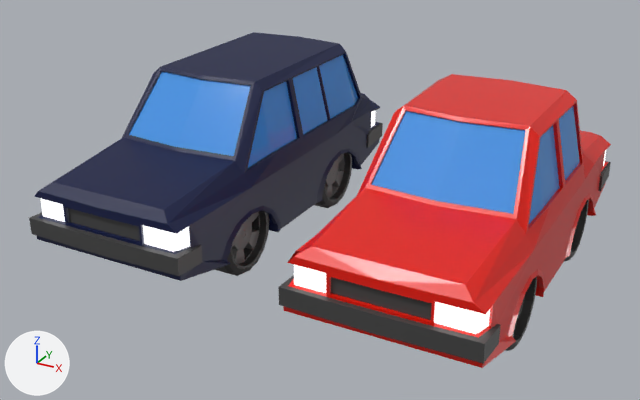
The Blender file blender/Cars/Experimental/SimpleCar.blend: old version first, new version second.
One viewpoint serves both versions: a 50 mm camera at (3.04, -9.17, 5.26) aimed at (-1.86, -0.27, 0.81). Every picture has the same lights, and +X, +Y and +Z are marked at lower left.

The first picture shows 'CarBody', 'CarBody.001', 'WheelBack.001', 'WheelFront', 'WheelFront.001'.
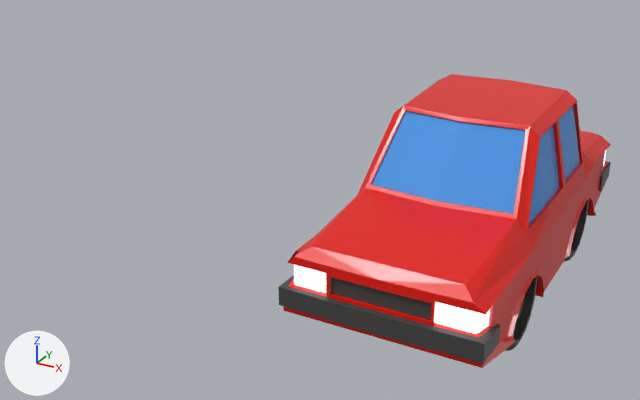
ob_mirrorempty_001 is not drawn itself; it is used by a modifier of ob_wheelfront_001, ob_wheelback_001.

Pixel boxes (x1, y1, x2, y2) of what changed, in the pictures (640 x 400 px):
'CarBody.001', deleted (blue): before (29, 32, 383, 281)
    faces in mat_material_006 (dark blue #000f42): (34, 32, 380, 281)
    faces in mat_material_003 (blue #4a97e7): (129, 55, 358, 168)
    faces in mat_material_004 (black #444444): (29, 122, 383, 276)
    faces in mat_material_005 (white #e7e7e7): (40, 111, 375, 252)
'WheelFront.001', deleted: before (215, 211, 269, 276)
    faces in mat_material_001 (black #353535): (215, 211, 269, 276)
    faces in mat_material_002 (grey #7c7c7c): (232, 212, 260, 264)
'WheelBack.001', deleted (black): before (315, 152, 352, 208)
    faces in mat_material_001 (black #353535): (315, 152, 352, 208)
    faces in mat_material_002 (grey #7c7c7c): (325, 154, 345, 198)

Diff of the bpy script that builds the scene:
```diff
--- a/blender/Cars/Experimental/SimpleCar.blend.py
+++ b/blender/Cars/Experimental/SimpleCar.blend.py
@@ ob_carbody_001 @@
-ob_carbody_001 = bpy.data.objects.new('CarBody.001', me_cube_002)
-ob_carbody_001.location = (-3.4, 0.0, 1.25)
-ob_carbody_001.scale = (1.0, 2.5, 1.0)
@@ ob_wheelfront_001 @@
-ob_wheelfront_001 = bpy.data.objects.new('WheelFront.001', me_cylinder_006)
-ob_wheelfront_001.location = (-2.6, -1.1, 0.55)
-ob_wheelfront_001.rotation_euler = (1.571, 0.0, 1.571)  # degrees (90, 0, 90)
-ob_wheelfront_001.scale = (1.3, 1.3, 0.52)
-_m = ob_wheelfront_001.modifiers.new('Mirror', 'MIRROR')
-_m.mirror_object = ob_mirrorempty_001
@@ ob_wheelback_001 @@
-ob_wheelback_001 = bpy.data.objects.new('WheelBack.001', me_cylinder_007)
-ob_wheelback_001.location = (-2.6, 1.2, 0.55)
-ob_wheelback_001.rotation_euler = (1.571, 0.0, 1.571)  # degrees (90, 0, 90)
-ob_wheelback_001.scale = (1.3, 1.3, 0.52)
-_m = ob_wheelback_001.modifiers.new('Mirror', 'MIRROR')
-_m.mirror_object = ob_mirrorempty_001
@@ ob_mirrorempty_001 @@
-ob_mirrorempty_001 = bpy.data.objects.new('MirrorEmpty.001', None)
-ob_mirrorempty_001.location = (-3.4, 0.0, 1.25)
```
